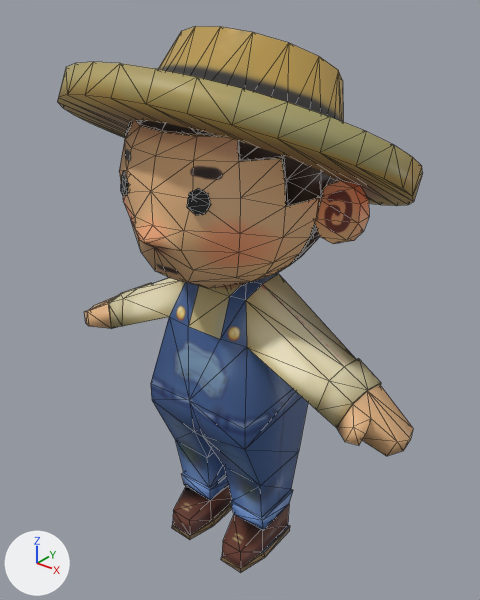
Renders of the Blender file Puppy Search/Assets/Models/PlayerFarmer/PlayerFarmer.blend from each side of a commit.
Rendered twice from a 50 mm camera at (3.45, -4.42, 5.49) aimed at (-0.1, 0.02, 2.75). The lights are fixed; the arrows at lower left show +X, +Y and +Z. Mesh edges are drawn as thin lines.

In view in the first picture: 'PlayerFarmer'.
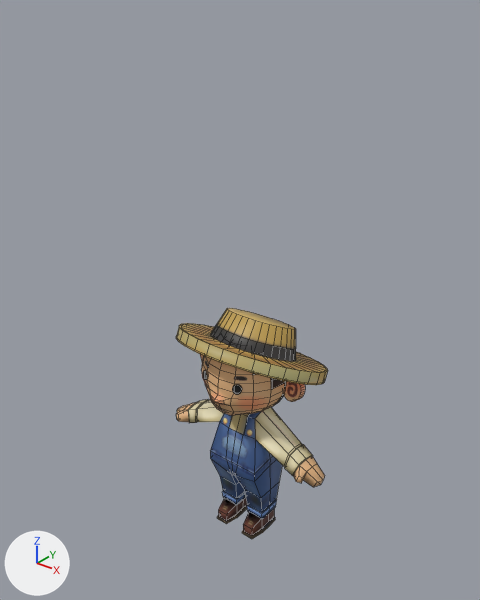
Pixel boxes [x1, y1, x2, y2] of what changed, in the pictures (480 x 600 px):
'PlayerFarmer', reshaped, moved, rescaled (58% narrower, 58% shorter)
    before: [57, 26, 423, 572]
    after: [176, 308, 328, 539]

What changed in the scene script:
```text
Change ob_playerfarmer:
    ob_playerfarmer: bpy.data.objects.new('PlayerFarmer', me_cube_001) -> bpy.data.objects.new('PlayerFarmer', me_cube_005)
    ob_playerfarmer.location: (-0.07, -0.2, 3.36) -> (0.0, 0.0, 1.73)
    ob_playerfarmer.scale: (1.0, 1.0, 1.0) -> (0.499, 0.499, 0.499)
```
